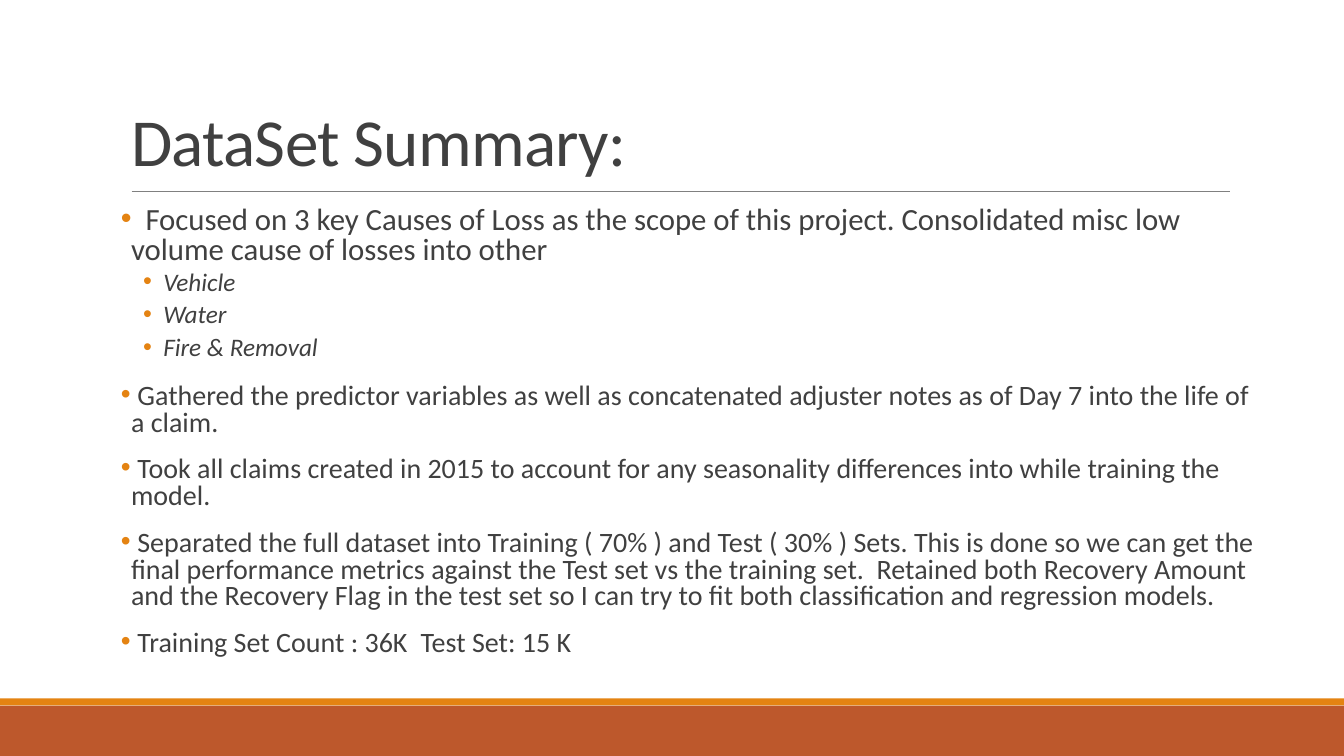
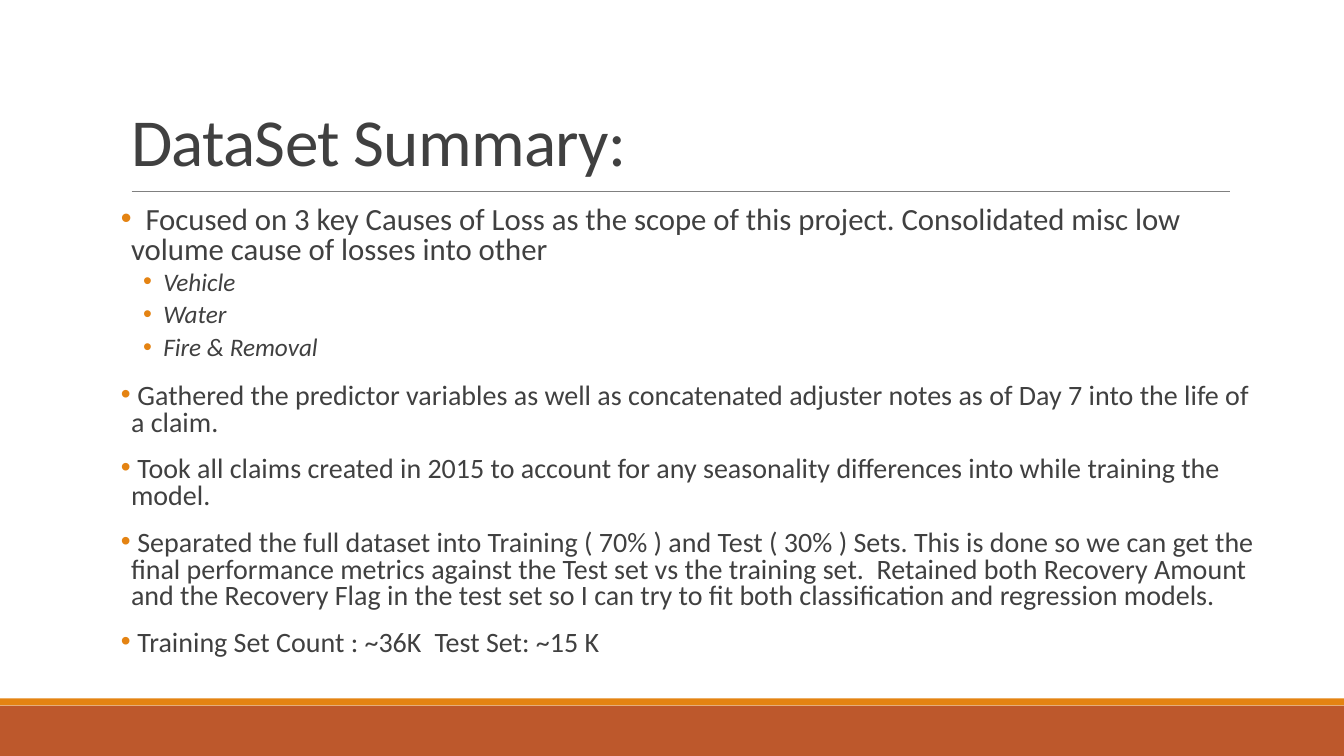
Before and after one commit to hkalavala/DS_SM_15_HK, a slide deck: slide 12 of projects/final-project/GA Project - HK.pptx. Drawn at 1344x756 pixels with LibreOffice and Linux fonts; fonts in the diff are those of the drawing. Boxes give left, top, right and bottom in pixels: in the first picture for what was removed or moved away, otherwise in the second. Text is boxed around its words. In the diff, an @@ line names an element or a change of style, - is before the commit and + after.

```diff
--- a/projects/final-project/GA Project - HK.pptx
+++ b/projects/final-project/GA Project - HK.pptx
@@ text at (137,633,600,657): text changed @@
-• Training Set Count : 36K Test Set: 15 K
+• Training Set Count : ~36K Test Set: ~15 K
```
Also in this commit, not shown: 1 other slide changed, 2 other files.
